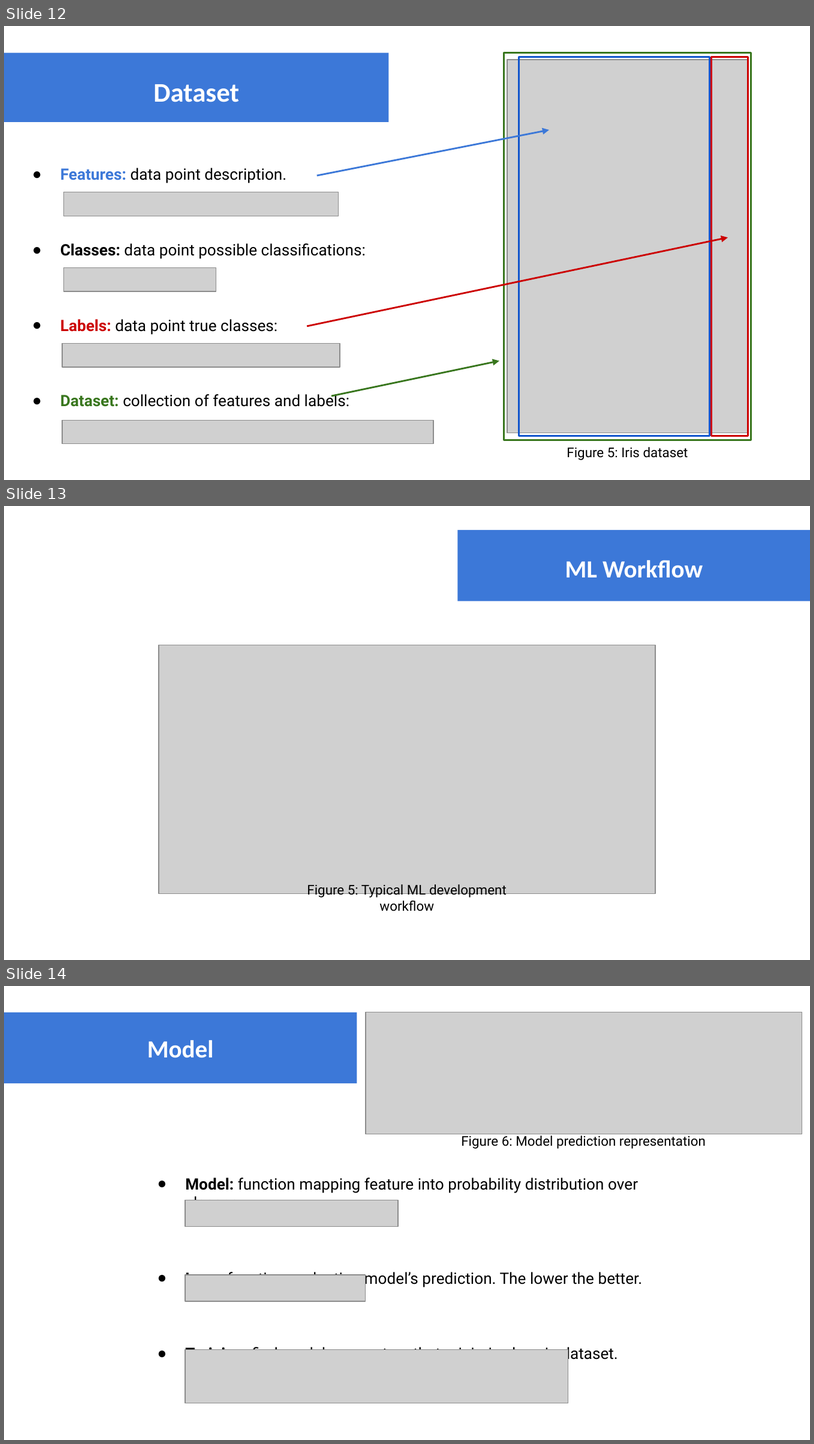
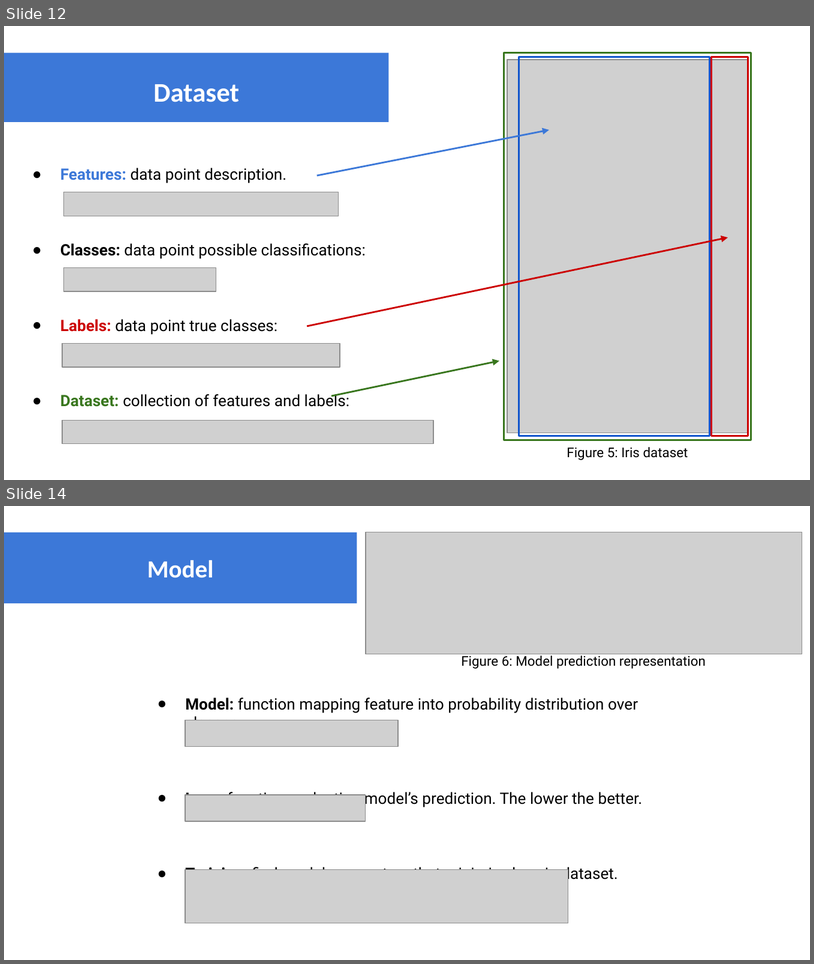
Before and after one commit to GilbertoCunha/IEEE-ML-Workshop, a slide deck: ML-intro.pptx. Shown one above the other, each under a label of ours: slides 12, 13 and 14 before the commit, slides 12 and 14 after it; the slides between them are not shown. The pictures are 814x1444 and 814x964 pixels, drawn with LibreOffice and Linux fonts; fonts in the diff are those of the drawing; grey boxes stand for pictures. Boxes give left, top, right and bottom in pixels: in the first picture for what was removed or moved away, otherwise in the second. Text is boxed around its words. In the diff, an @@ line names an element or a change of style, - is before the commit and + after.

```diff
--- a/ML-intro.pptx
+++ b/ML-intro.pptx
@@ slide 13 removed at (x1=4, y1=506, x2=810, y2=960), background #FFFFFF @@
@@ rectangle removed at (x1=458, y1=530, x2=810, y2=601) @@
@@ title removed at (x1=566, y1=560, x2=703, y2=578) @@
-ML Workflow
@@ picture removed at (x1=159, y1=645, x2=656, y2=893) @@
@@ text removed at (x1=307, y1=884, x2=507, y2=911) @@
-Figure 5: Typical ML development workflow
```
Also in this commit, not shown: 1 slide added, 1 other file.
